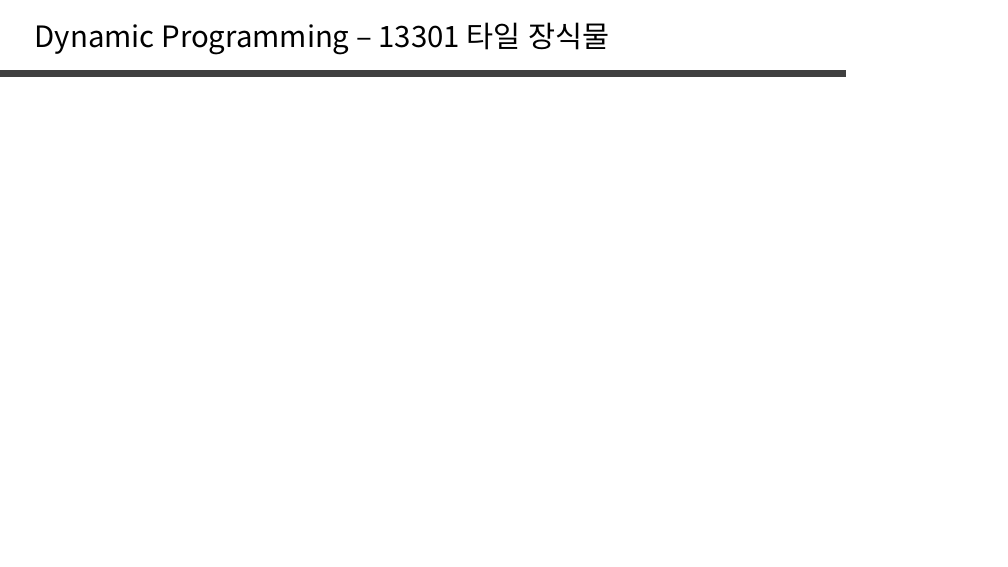
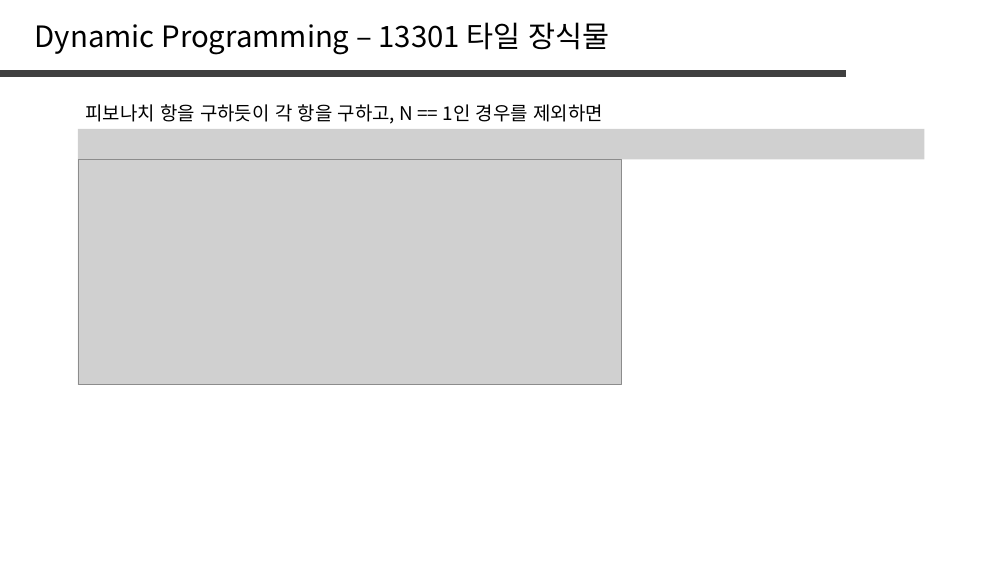
Before and after one commit to jaehoo1/PS-study, a slide deck: slide 13 of study/5_Dynamic Programming.pptx. Drawn at 1008x567 pixels with LibreOffice and Linux fonts; fonts in the diff are those of the drawing; grey boxes stand for pictures. Boxes give left, top, right and bottom in pixels: in the first picture for what was removed or moved away, otherwise in the second. Text is boxed around its words. In the diff, an @@ line names an element or a change of style, - is before the commit and + after.

```diff
--- a/study/5_Dynamic Programming.pptx
+++ b/study/5_Dynamic Programming.pptx
@@ text added at (85, 104, 603, 124), 18 pt, text #000000 @@
+피보나치 항을 구하듯이 각 항을 구하고, N == 1인 경우를 제외하면
@@ picture added at (78, 129, 925, 160) @@
@@ picture added at (78, 160, 622, 385) @@
```
Also in this commit, not shown: 1 other slide changed.
